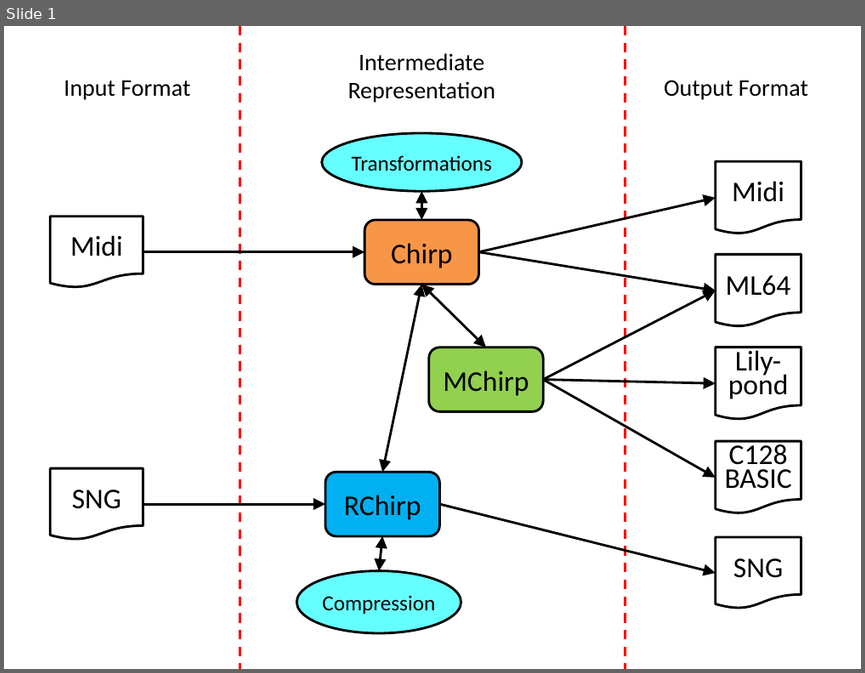
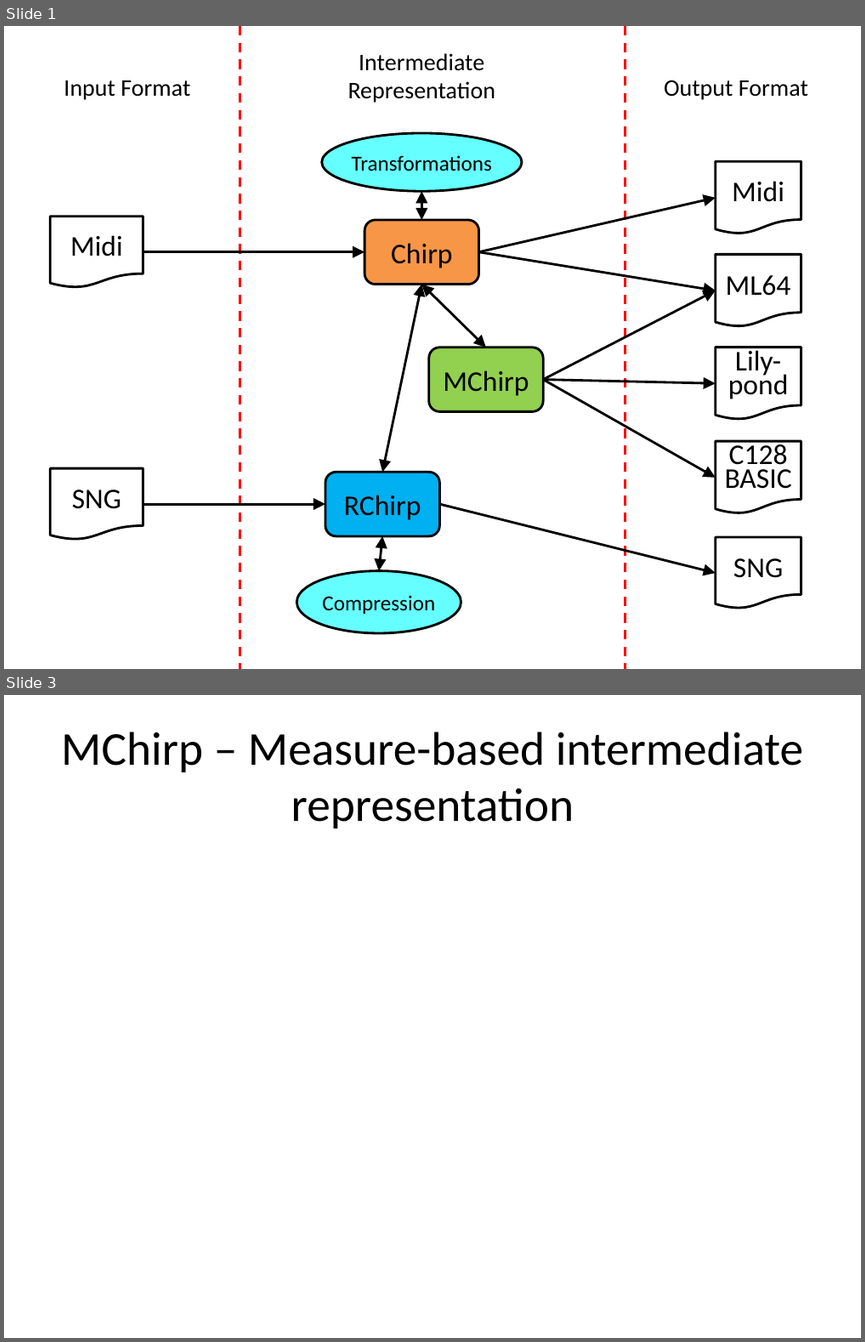
Before and after one commit to c64cryptoboy/ChiptuneSAK, a slide deck: docs/ChiptuneSAK.pptx. Shown one above the other, each under a label of ours: slide 1 before the commit, slides 1 and 3 after it; the slides between them are not shown. The pictures are 865x673 and 865x1342 pixels, drawn with LibreOffice and Linux fonts; fonts in the diff are those of the drawing. Boxes give left, top, right and bottom in pixels: in the first picture for what was removed or moved away, otherwise in the second. Text is boxed around its words. In the diff, an @@ line names an element or a change of style, - is before the commit and + after.

Commit message:
Minor update

```diff
--- a/docs/ChiptuneSAK.pptx
+++ b/docs/ChiptuneSAK.pptx
@@ slide 3 added at [4, 695, 861, 1338], background #FFFFFF @@
@@ title added at [61, 732, 803, 828], 39.6 pt, text #000000 @@
+MChirp – Measure-based intermediate representation
```
Also in this commit, not shown: 2 other slides added.
